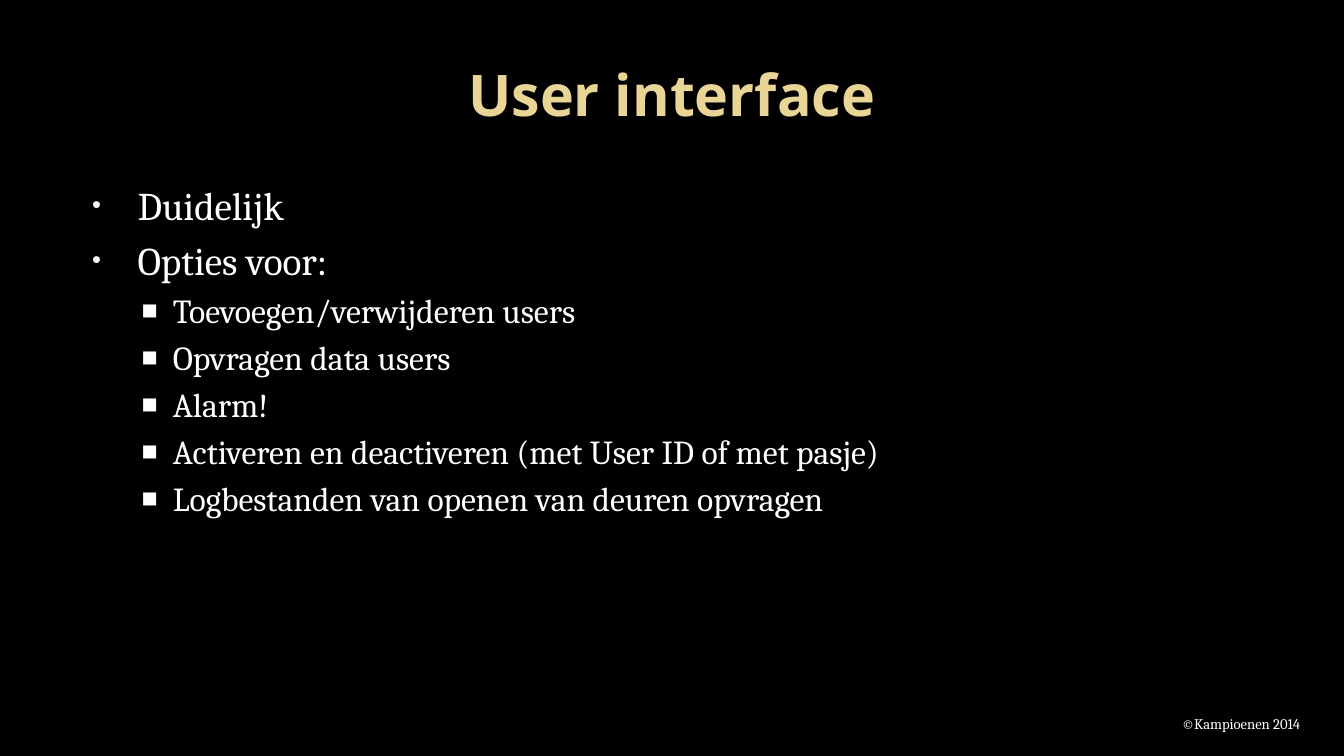
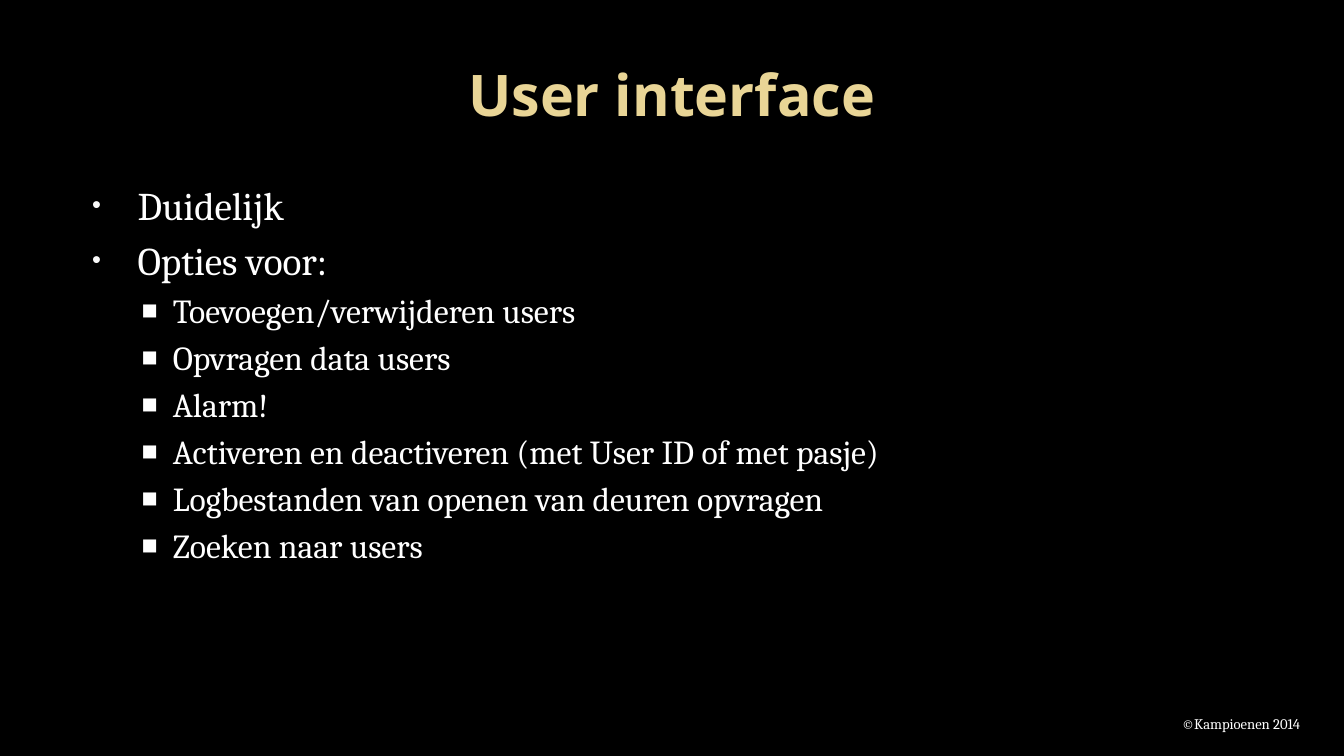
Before and after one commit to Projectgroep-18/Beveiligde-Pasjes, a slide deck: slide 9 of presentatie/Project beveiligde pasjes.pptx (slide 8 before the commit). Drawn at 1344x756 pixels with LibreOffice and Linux fonts; fonts in the diff are those of the drawing; background and template pictures are left out. Boxes give left, top, right and bottom in pixels: in the first picture for what was removed or moved away, otherwise in the second. Text is boxed around its words. In the diff, an @@ line names an element or a change of style, - is before the commit and + after.

```diff
--- a/presentatie/Project beveiligde pasjes.pptx
+++ b/presentatie/Project beveiligde pasjes.pptx
@@ text at bbox=[173, 534, 423, 559]: paragraph added @@
+  ■ Zoeken naar users
```
Also in this commit, not shown: 5 other slides changed, 2 slides added, 1 slide removed.
